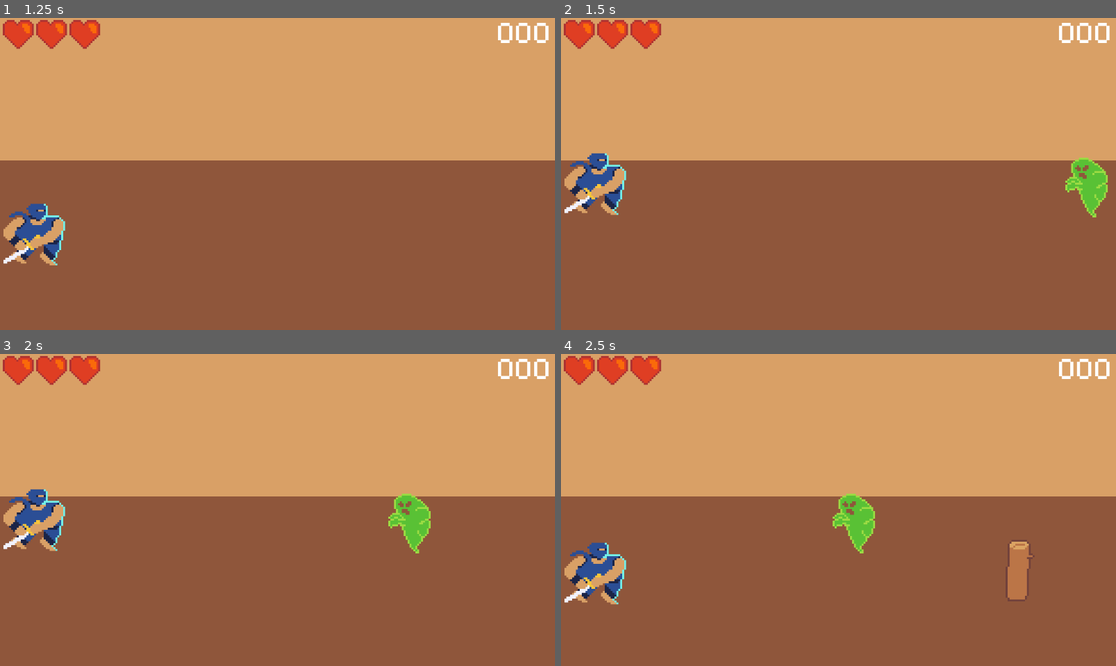
Above: before the commit, frames 1-4 (two rows, left to right).
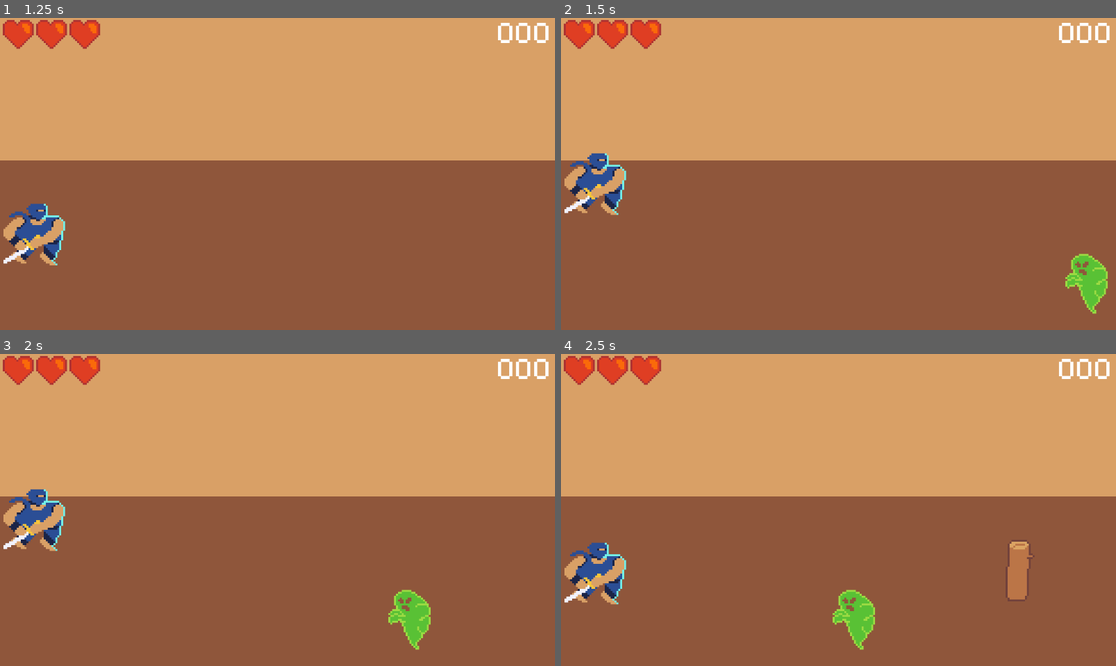
Above: after the commit, the same moments.

Repository: zdicken/CarJam
Game: Godot game, scene res://scenes/title.tscn
Same seed, same stepped clock (60 frames per second), same inputs: the game is played once before the commit and once after it.
Inputs:
- Up to frame 1 (1.25 s): click "GO" at 0.5 s
- Up to frame 2 (1.5 s): tap Enter at 1.25 s; hold W (up) from 1.28 s (still down)
- Up to frame 3 (2 s): keep holding W (up)
- Up to frame 4 (2.5 s): release W (up) at 2.03 s; hold S (down) from 2.03 s (still down)

Frame 1 is identical in both runs. In frame 2, 1.7% of the frame differs, in the area x 90-99%, y 44-95%; in frame 3, 1.7%; in frame 4, 1.7%.

Commit message:
no spawner.

Diff:
--- a/scenes/enemy.tscn
+++ b/scenes/enemy.tscn
@@ -18,4 +18,4 @@
 position = Vector2(-3.96875, 0.5)
 shape = SubResource("RectangleShape2D_m0g1u")
 
-[connection signal="area_entered" from="." to="." method="_on_area_entered"]
+[connection signal="body_entered" from="." to="." method="_on_body_entered"]
--- a/scenes/heart.tscn
+++ b/scenes/heart.tscn
@@ -18,4 +18,4 @@
 texture_filter = 1
 texture = ExtResource("2_0pkrh")
 
-[connection signal="area_entered" from="." to="." method="_on_area_entered"]
+[connection signal="body_entered" from="." to="." method="_on_body_entered"]
--- a/scenes/log.tscn
+++ b/scenes/log.tscn
@@ -18,4 +18,4 @@
 position = Vector2(-0.625, 0)
 shape = SubResource("RectangleShape2D_5xg67")
 
-[connection signal="area_entered" from="." to="." method="_on_area_entered"]
+[connection signal="body_entered" from="." to="." method="_on_body_entered"]
--- a/scenes/main.tscn
+++ b/scenes/main.tscn
@@ -77,14 +77,3 @@
 theme_override_fonts/normal_font = ExtResource("6_00vqy")
 theme_override_font_sizes/normal_font_size = 64
 text = "000"
-
-[node name="Spawner" type="Node2D" parent="."]
-
-[node name="Position1" type="Node2D" parent="Spawner"]
-position = Vector2(1300, 550)
-
-[node name="Position2" type="Node2D" parent="Spawner"]
-position = Vector2(1300, 450)
-
-[node name="Position3" type="Node2D" parent="Spawner"]
-position = Vector2(1300, 350)
--- a/scripts/GameController.gd
+++ b/scripts/GameController.gd
@@ -64,12 +64,6 @@
 		"life":
 			new = preload("res://scenes/heart.tscn").instantiate()
 	if(number < required):
-		var positionRoll = randi_range(1,3)
-		match positionRoll:
-			1:
-				new.position = spawner.get_child(0).position
-			2:
-				new.position = spawner.get_child(1).position
-			3:
-				new.position = spawner.get_child(2).position
+		new.position.y = 350 + (randi_range(1,3)-1)*100
+		new.position.x = 1300
 		get_tree().root.add_child(new)
